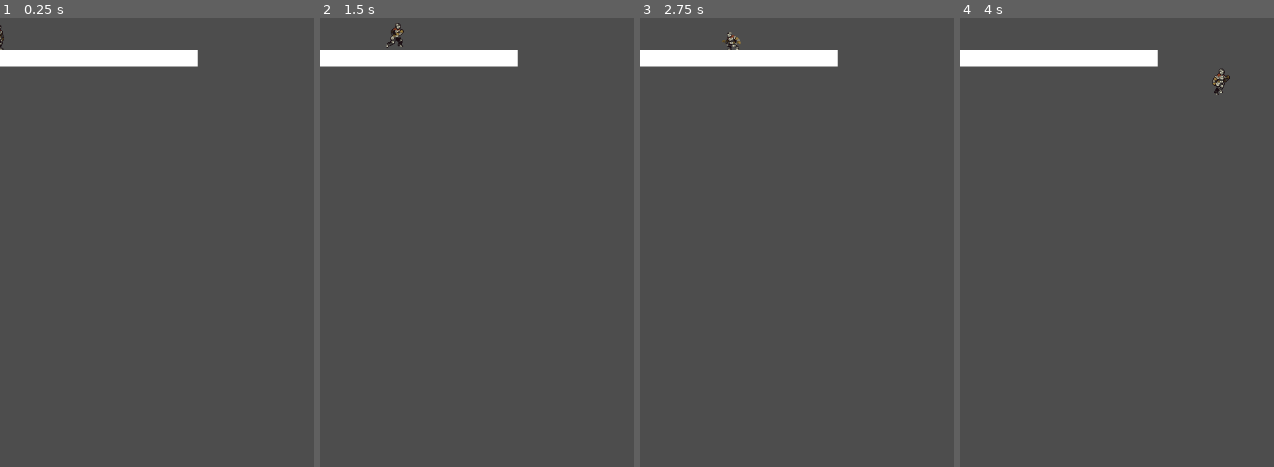
Above: before the commit, frames 1-4 (left to right).
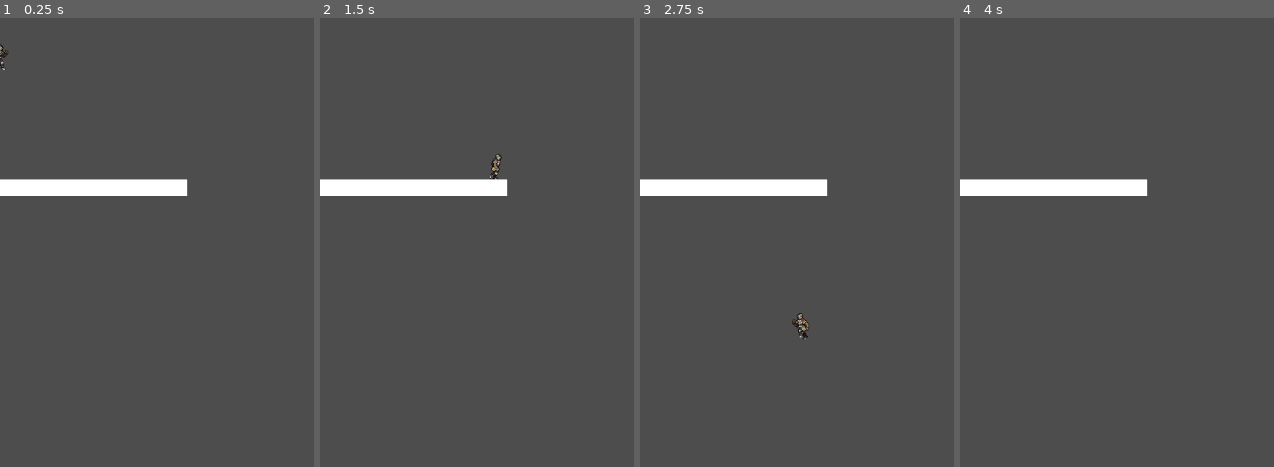
Above: after the commit, the same moments.

Repository: Chris-wav/indieGameDev
Game: Godot game, scene res://node_2d.tscn
Same seed, same stepped clock (60 frames per second), same inputs: the game is played once before the commit and once after it.
Inputs:
- Up to frame 1 (0.25 s): no input
- Up to frame 2 (1.5 s): tap Enter at 0.5 s; hold S (crouch) 0.53-1.28 s; hold Right (move_right) from 0.53 s (still down); tap Up (jump) at 0.77, 1.07 s; tap Shift (dash, bound only after the commit) at 0.8, 1.35 s
- Up to frame 3 (2.75 s): tap Up (jump) at 1.52, 1.55, 1.82, 2.1 s; release Right (move_right) at 2.03 s; hold Left (move_left) from 2.03 s (still down); hold S (crouch) from 2.03 s (still down)
- Up to frame 4 (4 s): release Left (move_left) at 2.78 s; release S (crouch) at 2.78 s; hold Right (move_right) from 2.78 s (still down); tap S (crouch) at 2.85 s; tap Up (jump) at 3.02, 3.32, 3.77, 3.8 s; tap Shift (dash, bound only after the commit) at 3.05, 3.6 s; tap Space at 3.5 s

The runs differ from the first frame. In frame 1, 4.7% of the frame differs, in the area x 0-64%, y 1-40%; in frame 2, 4.9%; in frame 3, 4.9%, in the area x 0-64%, y 3-72%; in frame 4, 4.8%.

Commit message:
dash move

Diff:
--- a/node_2d.tscn
+++ b/node_2d.tscn
@@ -11,16 +11,22 @@
 
 [node name="CharacterBody2D" parent="." unique_id=1194648840 instance=ExtResource("1_wtcfe")]
 position = Vector2(1, 7)
+speed = null
+jump_velocity = null
+gravity = null
+dash_speed = null
+dash_duration = null
+dash_cooldown = null
 
 [node name="StaticBody2D" type="StaticBody2D" parent="." unique_id=710517240]
 physics_material_override = SubResource("PhysicsMaterial_0e48y")
 
 [node name="CollisionShape2D" type="CollisionShape2D" parent="StaticBody2D" unique_id=1878293482]
-position = Vector2(49, 58)
+position = Vector2(36, 245)
 shape = SubResource("RectangleShape2D_epypp")
 
 [node name="ColorRect" type="ColorRect" parent="StaticBody2D" unique_id=463180208]
-offset_left = -183.0
-offset_top = 46.0
-offset_right = 285.0
-offset_bottom = 70.0
+offset_left = -198.0
+offset_top = 233.0
+offset_right = 270.0
+offset_bottom = 257.0
--- a/player.gd
+++ b/player.gd
@@ -1,44 +1,80 @@
 extends CharacterBody2D
 
-@export var move_speed: float = 220.0
-@export var crouch_speed: float = 90.0
-@export var jump_velocity: float = -360.0
+@export var speed: float = 200.0
+@export var jump_velocity: float = -350.0
 @export var gravity: float = 900.0
 
-@onready var animated_sprite: AnimatedSprite2D = $AnimatedSprite2D
+@export var dash_speed: float = 600.0
+@export var dash_duration: float = 0.15
+@export var dash_cooldown: float = 0.5
+
+var is_dashing: bool = false
+var can_dash: bool = true
+var last_direction: float = 1.0
 
 
 func _physics_process(delta: float) -> void:
+	var direction = Input.get_axis("move_left", "move_right")
+
+	if direction > 0:
+		$AnimatedSprite2D.flip_h = false;
+		last_direction =  1.0;
+	elif direction < 0:
+		$AnimatedSprite2D.flip_h = true;
+		last_direction = -1.0;
+
+	if Input.is_action_just_pressed("dash") and can_dash:
+		start_dash()
+
+	if is_dashing:
+		velocity.x = last_direction * dash_speed
+		velocity.y = 0
+		move_and_slide()
+		return
+
+	# Gravity
 	if not is_on_floor():
 		velocity.y += gravity * delta
 
-	var direction := Input.get_axis("move_left", "move_right")
-	var is_crouching := Input.is_action_pressed("crouch") and is_on_floor()
+	# Movement
+	if direction != 0:
+		velocity.x = direction * speed
+	else:
+		velocity.x = move_toward(velocity.x, 0, speed)
 
-	if Input.is_action_just_pressed("jump") and is_on_floor() and not is_crouching:
+	# Jump
+	if Input.is_action_just_pressed("jump") and is_on_floor():
 		velocity.y = jump_velocity
 
-	var target_speed := crouch_speed if is_crouching else move_speed
-	velocity.x = direction * target_speed
-
-	if direction != 0.0:
-		animated_sprite.flip_h = direction < 0.0
-
 	move_and_slide()
-	_update_animation(direction, is_crouching)
 
 
-func _update_animation(direction: float, is_crouching: bool) -> void:
-	if not is_on_floor():
-		animated_sprite.play("jump")
+	update_animations(direction)
+
+
+func start_dash() -> void:
+	is_dashing = true
+	can_dash = false
+
+	await get_tree().create_timer(dash_duration).timeout
+	is_dashing = false
+
+	await get_tree().create_timer(dash_cooldown).timeout
+	can_dash = true
+
+
+func update_animations(direction: float) -> void:
+	if not has_node("AnimatedSprite2D"):
 		return
 
-	if is_crouching:
-		animated_sprite.play("crouch")
-		return
-
-	if direction != 0.0:
-		animated_sprite.play("run")
-		return
-
-	animated_sprite.play("idle")
+	if is_dashing:
+		$AnimatedSprite2D.play("dash")
+	elif not is_on_floor():
+		if velocity.y < 0:
+			$AnimatedSprite2D.play("jump")
+		else:
+			$AnimatedSprite2D.play("fall")
+	elif direction != 0:
+		$AnimatedSprite2D.play("run")
+	else:
+		$AnimatedSprite2D.play("idle")
--- a/project.godot
+++ b/project.godot
@@ -40,6 +40,11 @@
 , Object(InputEventKey,"resource_local_to_scene":false,"resource_name":"","device":0,"window_id":0,"alt_pressed":false, …(185 unchanged characters)…
 ]
 }
+dash={
+"deadzone": 0.2,
+"events": [Object(InputEventKey,"resource_local_to_scene":false,"resource_name":"","device":-1,"window_id":0,"alt_pressed":false,"shift_pressed":false,"ctrl_pressed":false,"meta_pressed":false,"pressed":false,"keycode":0,"physical_keycode":4194325,"key_label":0,"unicode":0,"location":0,"echo":false,"script":null)
+]
+}
 
 [physics]
 
